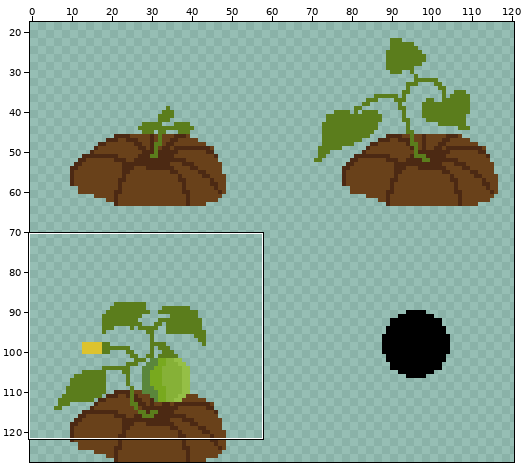
Sprite sheet, stored at TheDarkFarm/Assets/Art/Plant_Pumpkin_Stages.png. Above: a wide view before the commit, with the close-up outlined.
Close-up. The starting point:
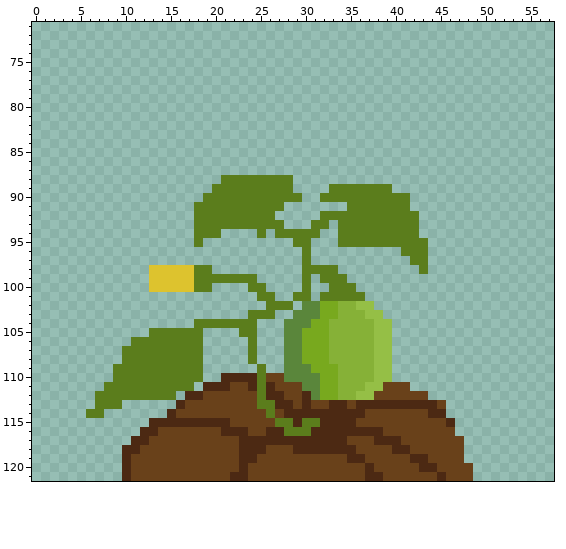
The file is 128x128 pixels. Shown: x 0..57, y 71..121. The wide view leaves out empty margins.
After the commit:
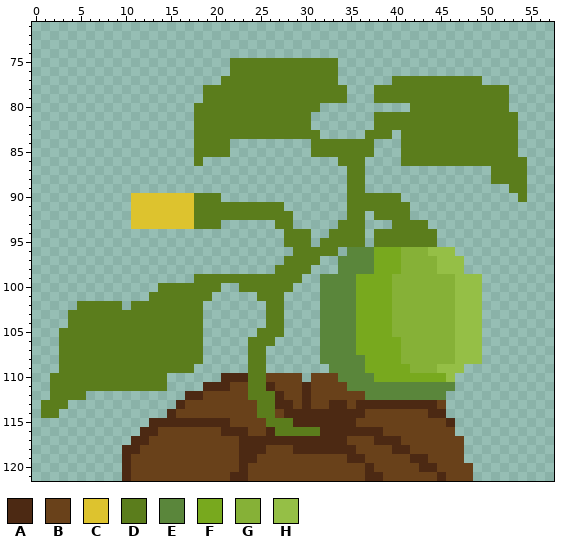
Palette (. is transparent): A #4c2913  B #69411a  C #ddc32e  D #5b7d1c  E #5a863b  F #78a91e  G #86b137  H #95bf46
Log entry: Added Ava plants and some text hooks to investigate itch.io probl
Edits made:
Changed rows in their new state; - is an unchanged pixel.
first column x 1:
 75 ---------------------DDDDDDDDDDDD---------------------
 76 ---------------------DDDDDDDDDDDD---------------------
 77 --------------------DDDDDDDDDDDDD------DDDDDDDDDD-----
 78 ------------------DDDDDDDDDDDDDDDD---DDDDDDDDDDDDDDD--
 79 ------------------DDDDDDDDDDDDDDDD---DDDDDDDDDDDDDDD--
 80 -----------------DDDDDDDDDDDDDD----------DDDDDDDDDDD--
 81 -----------------DDDDDDDDDDDDD-------DDDDDDDDDDDDDDDD-
 82 -----------------DDDDDDDDDDDDD-------DDDDDDDDDDDDDDDD-
 83 -----------------DDDDDDDDDDDDDD-----DDD-DDDDDDDDDDDDD-
 84 -----------------DDDD---------DDDDDDD---DDDDDDDDDDDDD-
 85 -----------------DDDD---------DDDDDDD---DDDDDDDDDDDDD-
 86 -----------------D---------------DDD----DDDDDDDDDDDDDD
 87 ----------------------------------DD--------------DDDD
 88 --------------------........------DD--------------DDDD
 89 -------------------.........----..--...-------------DD
 90 ----------CCCCCCCD--.........--...------.------------D
 91 ----------CCCCCCC-------------------------------------
 92 ----------CCCCCCC---------DD---...--.----.------------
 93 ----------CCCCCCC---......-D--..----...---D-----------
 94 -----------------...----.-.---.-D---.-----DD----------
 95 -----------------.---------D---DD---.------D----------
 96 ----------------------------D-DDD-EEEFFFGGGHHH--------
 97 ---------------------------DD-D--EEEEFFFGGGGHHH-------
 98 ------------.......-------DDD-...EEEEFFFGGGGHHH-------
 99 ------------.....-------DDDDD.-EEEEFFFFGGGGGGGHHH-----
100 ------------.DDDD--D--D--DDD-.-EEEEFFFFGGGGGGGHHH-----
101 ------------DDDDDDD-------D-..-EEEEFFFFGGGGGGGHHH-----
102 ----DDDDD-DDDDDDDD---------.-..EEEEFFFFGGGGGGGHHH-----
103 ---DDDDDDDDDDDDDDD-----..-D-...EEEEFFFFGGGGGGGHHH-----
104 ---DDDDDDDDDDDDDD-......-DD....EEEEFFFFGGGGGGGHHH-----
105 --DDDDDDDDDD----------..DDD....EEEEFFFFGGGGGGGHHH-----
106 --DDDDDDDD--------------DD-....EEEEFFFFFGGGGGGHHH-----
107 --DDDDDDD---------------D--....EEEEFFFFFGGGGGGHHH-----
108 --DDDDDDD---------------D--....EEEEEFFFFGGGGGGHHH-----
109 --DDDDDD---------.-----D---.....EEEEFFFFFGGGHHH-------
110 -DDDDDDD------....-----D---BB.BBBEEEEFFFFFFFFH--------
111 -DDDDDD-------...------D-----ABBBBEEEEEEEEEEEE--------
112 -DDDD-.........--------D-D----BBBBBBEEEEEEEEE---------
113 DDD---...---------------------------------------------
114 DD---..-----------------D-----------------------------
115 -------------------------D---AA-----------------------
116 --------------------------D---D-----------------------
